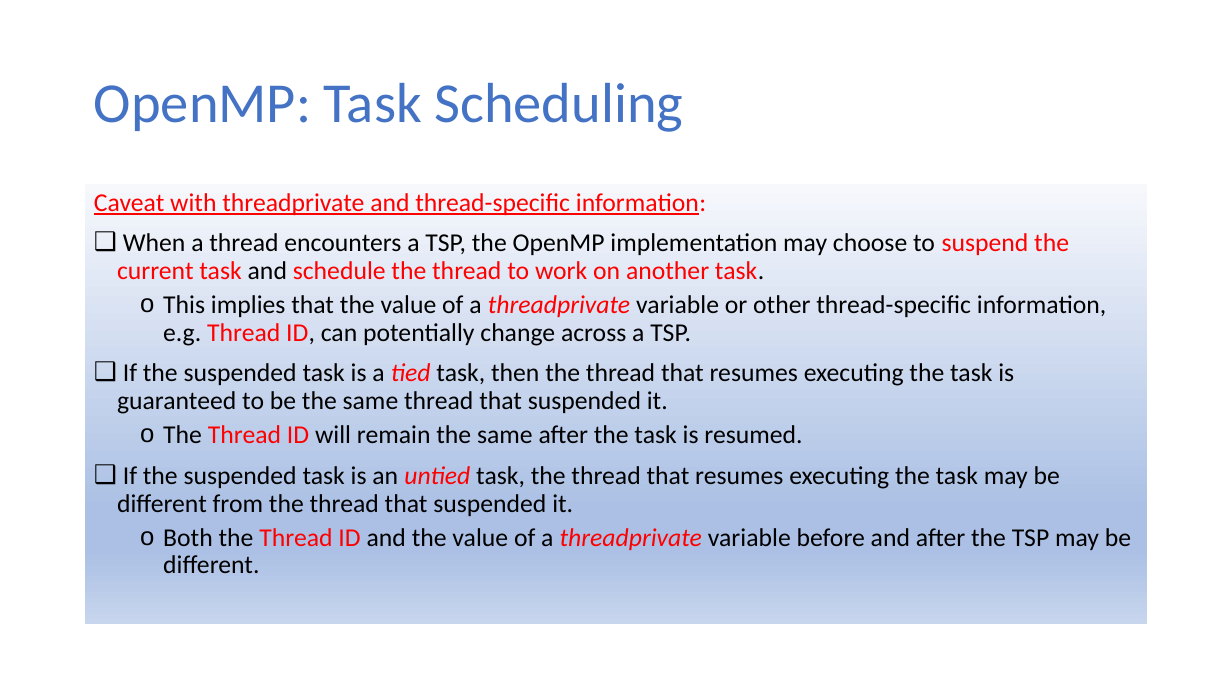
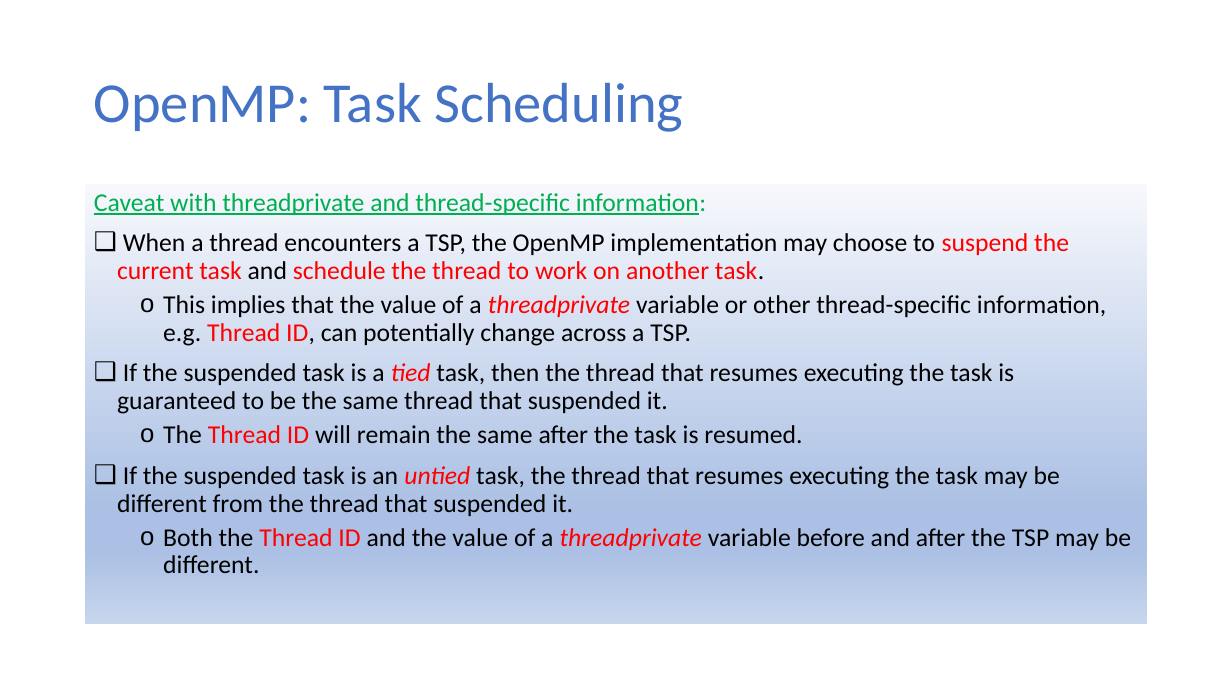
Before and after one commit to ekkapotc/PC, a slide deck: slide 24 of Slides/Lecture 8.pptx. Drawn at 1232x693 pixels with LibreOffice and Linux fonts; fonts in the diff are those of the drawing. Boxes give left, top, right and bottom in pixels: in the first picture for what was removed or moved away, otherwise in the second. Text is boxed around its words. In the diff, an @@ line names an element or a change of style, - is before the commit and + after.

```diff
--- a/Slides/Lecture 8.pptx
+++ b/Slides/Lecture 8.pptx
@@ text at [94,193,706,215]: text colour #FF0000 to #00B050 in "Caveat with threadprivate and thread-specific information:" @@
```
Also in this commit, not shown: 9 other slides changed, 1 other file.
